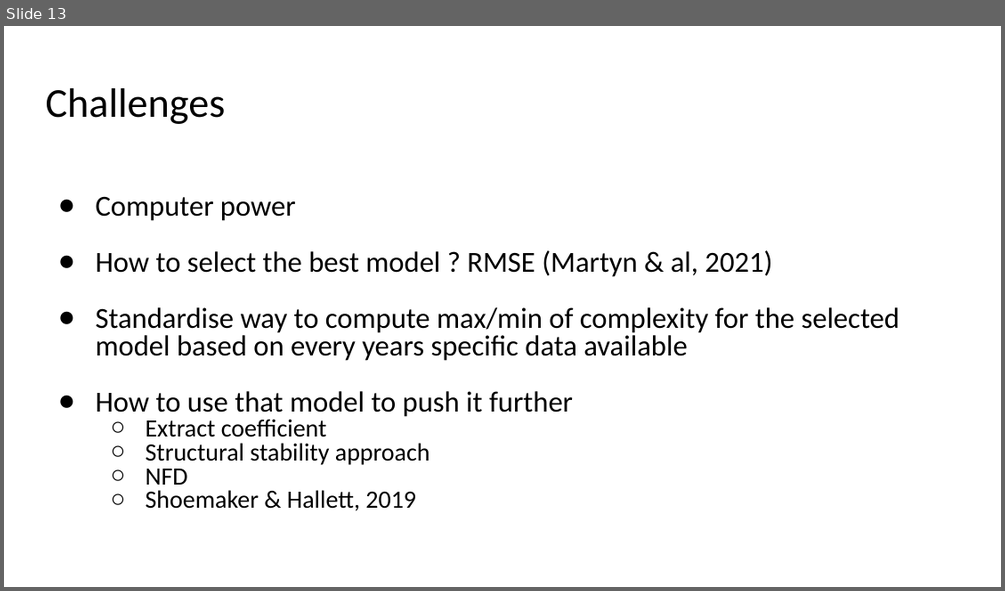
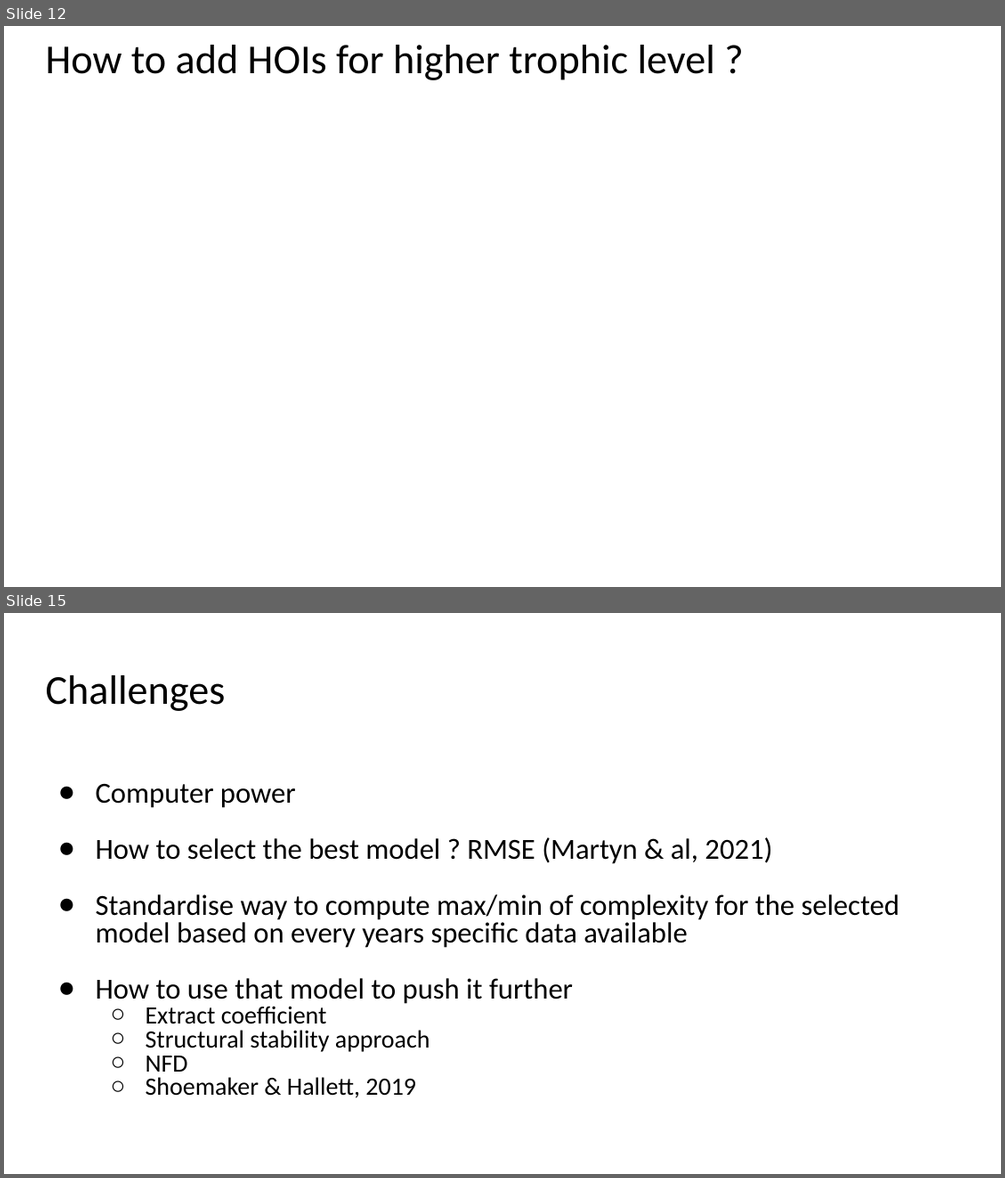
Before and after one commit to Buchel9844/Complexity_Caracoles, a slide deck: relatedocuments/Complexity.pptx. Shown one above the other, each under a label of ours: slide 13 before the commit, slides 12 and 15 after it; the slides between them are not shown. The pictures are 1005x591 and 1005x1178 pixels, drawn with LibreOffice and Linux fonts; fonts in the diff are those of the drawing. Boxes give left, top, right and bottom in pixels: in the first picture for what was removed or moved away, otherwise in the second. Text is boxed around its words. In the diff, an @@ line names an element or a change of style, - is before the commit and + after.

```diff
--- a/relatedocuments/Complexity.pptx
+++ b/relatedocuments/Complexity.pptx
@@ slide 12 added at (4, 26, 1001, 587), background #FFFFFF @@
@@ title added at (46, 45, 715, 80), 39.6 pt, text #000000 @@
+How to add HOIs for higher trophic level ?
@@ what was slide 13 is now slide 15 @@
```
Also in this commit, not shown: 1 slide changed, 1 other slide added, 5 other files.
